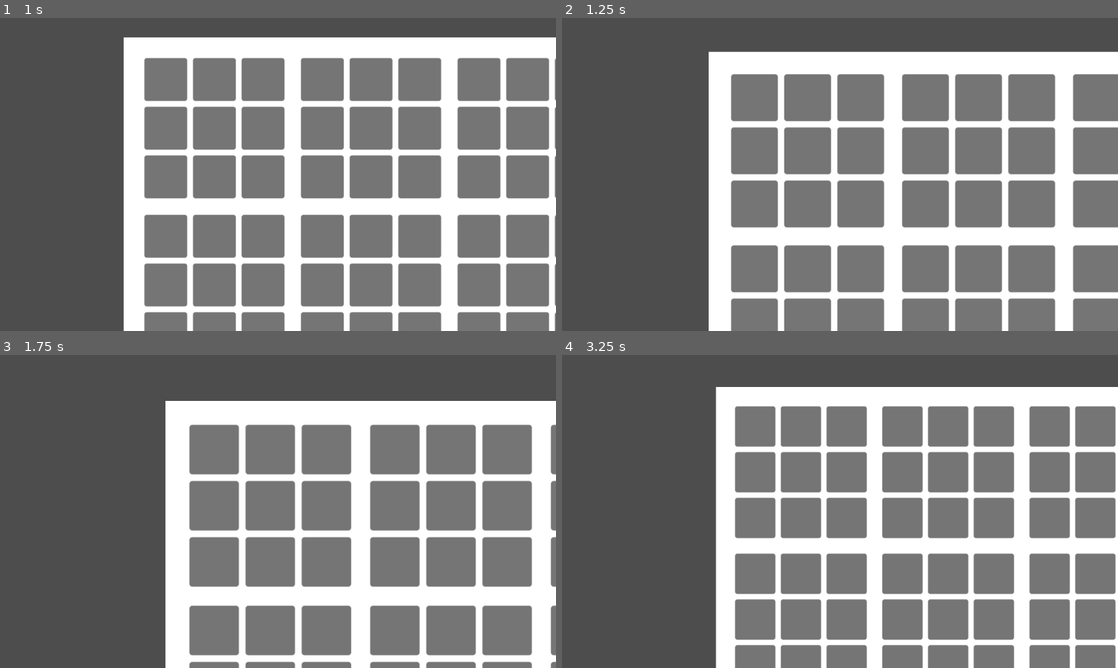
Above: before the commit, frames 1-4 (two rows, left to right).
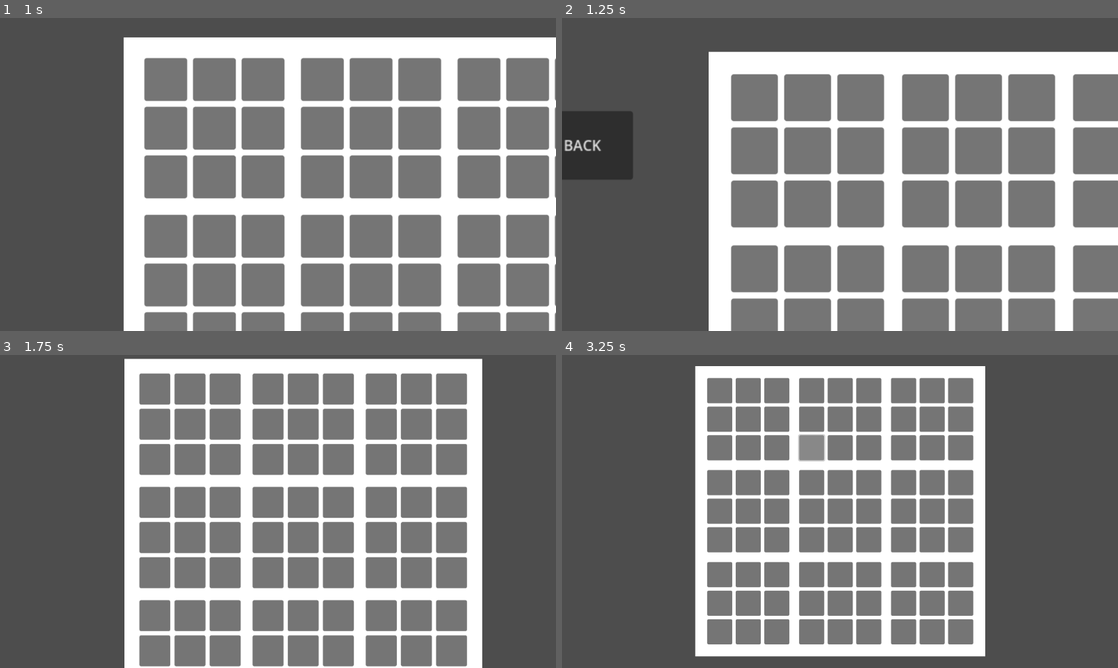
Above: after the commit, the same moments.

Repository: Kyluuuu/UltimateTickTackToe
Game: Godot game, scene res://MainScreen.tscn
Same seed, same stepped clock (60 frames per second), same inputs: the game is played once before the commit and once after it.
Inputs (mouse positions are in pixels of both pictures, inside the frame that each line leads up to):
- Up to frame 1 (1 s): click (122, 52) at 0.52 s
- Up to frame 2 (1.25 s): no input
- Up to frame 3 (1.75 s): click (22, 483) at 1.25 s, where only the run after the commit has a clickable "BACK"
- Up to frame 4 (3.25 s): click (834, 452) at 2.02 s; click (806, 436) at 2.77 s

Frame 1 is identical in both runs. In frame 2, 2.7% of the frame differs, in the area x 0-13%, y 29-52%; in frame 3, 46%; in frame 4, 52%, in the area x 23-100%, y 3-100%.

Commit message:
back button

Diff:
--- a/MainScreen.tscn
+++ b/MainScreen.tscn
@@ -880,4 +880,13 @@
 offset_bottom = 214.0
 script = ExtResource("4_raauo")
 
+[node name="Sliding back button" type="Button" parent="."]
+offset_left = -400.0
+offset_top = 85.0
+offset_right = -288.0
+offset_bottom = 161.0
+text = "BACK"
+
 [connection signal="pressed" from="Button" to="." method="_on_button_pressed"]
+[connection signal="pressed" from="Sliding back button" to="." method="_on_button_pressed"]
+[connection signal="pressed" from="Sliding back button" to="." method="_on_sliding_back_button_pressed"]
--- a/main_screen.gd
+++ b/main_screen.gd
@@ -3,7 +3,7 @@
 var myBool = false
 var unmyBool = false
 
-const zoomed_in = Vector2(0.5, 0.5)  # Zoom level for zooming in
+const zoomed_in = Vector2(1, 1)  # Zoom level for zooming in
 const zoomed_out = Vector2(2, 2)  # Zoom level for zooming out
 
 # Called when the node enters the scene tree for the first time.
@@ -27,12 +27,8 @@
 
 
 func _on_button_pressed() -> void:
-	if !myBool:
-		myBool = true
-		unmyBool = false
-	else:
-		unmyBool = true
-		myBool = false
+	myBool = true
+	unmyBool = false
 
 func moveCam() -> void:
 	var button = get_node("Button")
@@ -44,7 +40,18 @@
 	camera.global_position = camera.position.lerp(button_position, 0.05)
 	camera.zoom = camera.zoom.lerp(zoomed_out, 0.05)
 
+	var slideButton = $"Sliding back button"
+	slideButton.position = slideButton.position.lerp(Vector2(67, 85), 0.05)
+
 func unmoveCam() -> void:
 	var camera = $Camera2D
 	camera.global_position = camera.position.lerp(Vector2(500, 320), 0.05)
 	camera.zoom = camera.zoom.lerp(zoomed_in, 0.05)
+
+	var slideButton = $"Sliding back button"
+	slideButton.position = slideButton.position.lerp(Vector2(-400, 85), 0.05)
+
+
+func _on_sliding_back_button_pressed():
+	unmyBool = true
+	myBool = false
